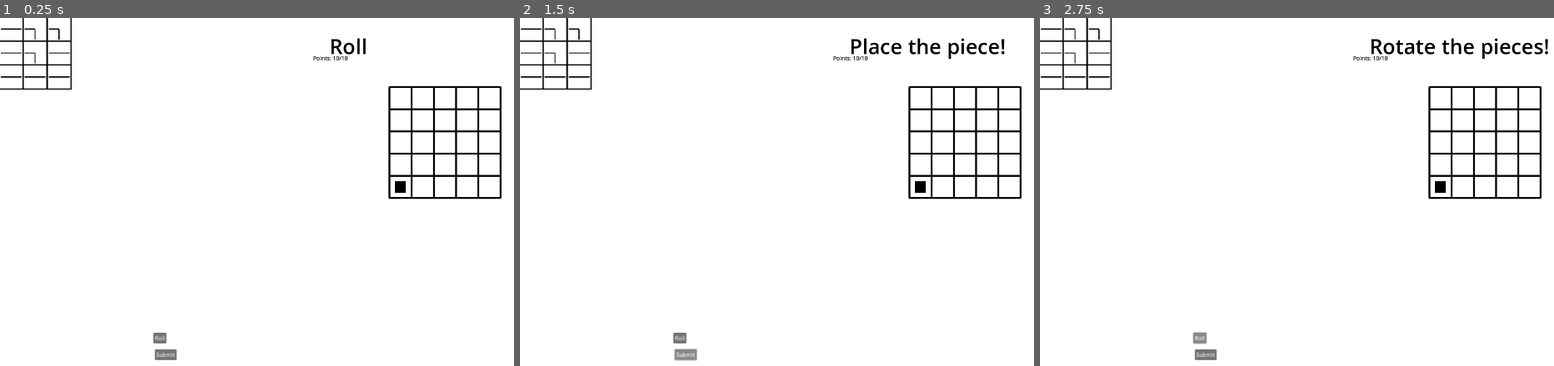
Above: before the commit, frames 1-3 (left to right).
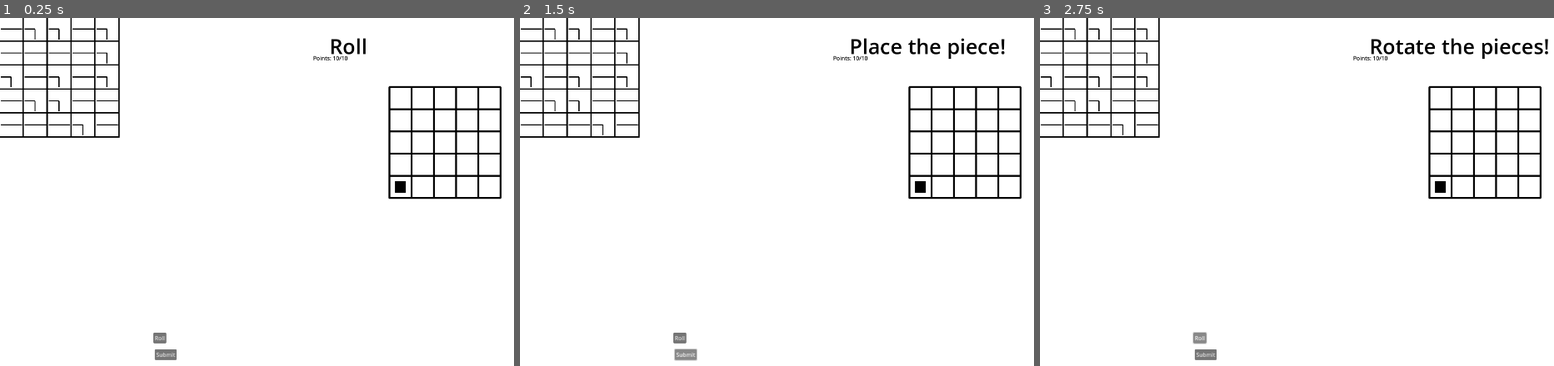
Above: after the commit, the same moments.

Repository: Peachball/gmtk-2025
Game: Godot game, scene res://scenes/level.tscn
Two runs of this game, one before a commit and one after it. Both use one fixed random seed, a clock stepped at 60 frames per second and the inputs below. This scene is started directly instead of the project's main scene.
Inputs:
- Up to frame 1 (0.25 s): no input
- Up to frame 2 (1.5 s): click "Roll" at 0.5 s; click "Submit" at 1.25 s
- Up to frame 3 (2.75 s): click "Roll" at 2 s

The runs differ from the first frame. In frame 1, 1.0% of the frame differs, in the area x 0-24%, y 0-35%; in frame 2, 1.0%; in frame 3, 1.0%.

Commit message:
add rotation to tiles

Diff:
--- a/objects/slot_machine.gd
+++ b/objects/slot_machine.gd
@@ -2,8 +2,8 @@
 
 class_name SlotMachine
 
-const MACHINE_WIDTH := 3
-const MACHINE_HEIGHT := 3
+const MACHINE_WIDTH := 5
+const MACHINE_HEIGHT := 5
 
 @export var tile_scene: PackedScene
 @export var tile_spacing := 5
--- a/objects/tile.gd
+++ b/objects/tile.gd
@@ -2,12 +2,19 @@
 
 class_name Tile
 
-var end := 0
+var start := Vector2(inset, Constant.TILE_WIDTH / 2)
+var mid := Vector2(Constant.TILE_WIDTH / 2, Constant.TILE_WIDTH / 2)
+var end := Vector2(Constant.TILE_WIDTH - inset, Constant.TILE_WIDTH / 2)
 var line_thickness := 3
 var inset := 2
 
 func _ready() -> void:
-	end = randi() % 2
+	start = Vector2(inset, Constant.TILE_WIDTH / 2)
+	mid = Vector2(Constant.TILE_WIDTH / 2, Constant.TILE_WIDTH / 2)
+	var rand = randi() % 2
+	if rand == 1:
+		end = Vector2(Constant.TILE_WIDTH / 2, Constant.TILE_WIDTH - inset)
+
 
 func _draw() -> void:
 	# draw box
@@ -26,23 +33,21 @@
 	draw_rect(Rect2(border_rect_position, border_rect_size), black, false, line_thickness)
 
 	# draw path
-	draw_line(
-		Vector2(inset, Constant.TILE_WIDTH / 2),
-		Vector2(Constant.TILE_WIDTH / 2, Constant.TILE_WIDTH / 2),
-		black,
-		line_thickness
-	)
-	if end == 0:
-		draw_line(
-			Vector2(Constant.TILE_WIDTH / 2, Constant.TILE_WIDTH / 2),
-			Vector2(Constant.TILE_WIDTH - inset, Constant.TILE_WIDTH / 2),
-			black,
-			line_thickness
-		)
-	else:
-		draw_line(
-			Vector2(Constant.TILE_WIDTH / 2, Constant.TILE_WIDTH / 2),
-			Vector2(Constant.TILE_WIDTH / 2, Constant.TILE_WIDTH - inset),
-			black,
-			line_thickness
-		)
+	draw_line(start, mid, black, line_thickness)
+	draw_line(mid, end, black, line_thickness)
+
+func rotate_tile() -> void:
+	var angle := deg_to_rad(90)
+
+	start = (start - mid).rotated(angle) + mid
+	end = (end - mid).rotated(angle) + mid
+
+	queue_redraw()
+
+func _input(event: InputEvent) -> void:
+	if event is InputEventMouseButton and event.pressed:
+		var local_mouse_pos = to_local(event.position)
+		var tile_rect = Rect2(Vector2.ZERO, Vector2(Constant.TILE_WIDTH, Constant.TILE_WIDTH))
+
+		if tile_rect.has_point(local_mouse_pos):
+			rotate_tile()
